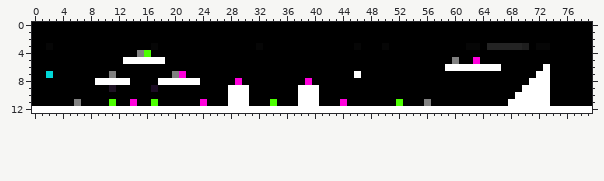
Sprite sheet -- MiraiNiTaishite/res/level1.png. The picture above is the old version.
The file is 80x13 pixels. Colours within 5 levels of each other are drawn and written as one.
After:
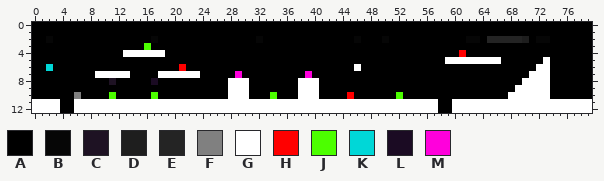
Palette (. is transparent): A #000000  B #060606  C #1e1223  D #1e1e1e  E #242424  F #808080  G #ffffff  H #ff0000  J #4cff00  K #00d7d7  L #1b0b23  M #ff00dc
Difference:
@@ x 0..79 @@
  1 AAAAAAAAAAAAAAAAAAAAAAAAAAAAAAAAAAAAAAAAAAAAAAAAAAAAAAAAAAAAAAAAAAAAAAAAAAAAAAAA
- 2 AAAAAAAAAAAAAAAAAAAAAAAAAAAAAAAAAAAAAAAAAAAAAAAAAAAAAAAAAAAAAAAAAAAAAAAAAAAAAAAA
- 3 AABAAAAAAAAAAAAAABAAAAAAAAAAAAAABAAAAAAAAAAAAABAAABAAAAAAAAAAABBAEEEEEDABBAAAAAA
- 4 AAAAAAAAAAAAAAAFJAAAAAAAAAAAAAAAAAAAAAAAAAAAAAAAAAAAAAAAAAAAAAAAAAAAAAAAAAAAAAAA
- 5 AAAAAAAAAAAAAGGGGGGAAAAAAAAAAAAAAAAAAAAAAAAAAAAAAAAAAAAAAAAAFAAMAAAAAAAAAAAAAAAA
- 6 AAAAAAAAAAAAAAAAAAAAAAAAAAAAAAAAAAAAAAAAAAAAAAAAAAAAAAAAAAAGGGGGGGGAAAAAAGAAAAAA
- 7 AAKAAAAAAAAFAAAAAAAAFMAAAAAAAAAAAAAAAAAAAAAAAAGAAAAAAAAAAAAAAAAAAAAAAAAAGGAAAAAA
- 8 AAAAAAAAAGGGGGAAAAGGGGGGAAAAAMAAAAAAAAAMAAAAAAAAAAAAAAAAAAAAAAAAAAAAAAAGGGAAAAAA
- 9 AAAAAAAAAAACAAAAALAAAAAAAAAAGGGAAAAAAAGGGAAAAAAAAAAAAAAAAAAAAAAAAAAAAAGGGGAAAAAA
-10 AAAAAAAAAAAAAAAAAAAAAAAAAAAAGGGAAAAAAAGGGAAAAAAAAAAAAAAAAAAAAAAAAAAAAGGGGGAAAAAA
-11 AAAAAAFAAAAJAAMAAJAAAAAAMAAAGGGAAAJAAAGGGAAAMAAAAAAAJAAAFAAAAAAAAAAAGGGGGGAAAAAA
-12 GGGGGGGGGGGGGGGGGGGGGGGGGGGGGGGGGGGGGGGGGGGGGGGGGGGGGGGGGGGGGGGGGGGGGGGGGGGGGGGG
+ 2 AABAAAAAAAAAAAAAABAAAAAAAAAAAAAABAAAAAAAAAAAAABAAABAAAAAAAAAAABBAEEEEEDABBAAAAAA
+ 3 AAAAAAAAAAAAAAAAJAAAAAAAAAAAAAAAAAAAAAAAAAAAAAAAAAAAAAAAAAAAAAAAAAAAAAAAAAAAAAAA
+ 4 AAAAAAAAAAAAAGGGGGGAAAAAAAAAAAAAAAAAAAAAAAAAAAAAAAAAAAAAAAAAAHAAAAAAAAAAAAAAAAAA
+ 5 AAAAAAAAAAAAAAAAAAAAAAAAAAAAAAAAAAAAAAAAAAAAAAAAAAAAAAAAAAAGGGGGGGGAAAAAAGAAAAAA
+ 6 AAKAAAAAAAAAAAAAAAAAAHAAAAAAAAAAAAAAAAAAAAAAAAGAAAAAAAAAAAAAAAAAAAAAAAAAGGAAAAAA
+ 7 AAAAAAAAAGGGGGAAAAGGGGGGAAAAAMAAAAAAAAAMAAAAAAAAAAAAAAAAAAAAAAAAAAAAAAAGGGAAAAAA
+ 8 AAAAAAAAAAACAAAAALAAAAAAAAAAGGGAAAAAAAGGGAAAAAAAAAAAAAAAAAAAAAAAAAAAAAGGGGAAAAAA
+ 9 AAAAAAAAAAAAAAAAAAAAAAAAAAAAGGGAAAAAAAGGGAAAAAAAAAAAAAAAAAAAAAAAAAAAAGGGGGAAAAAA
+10 AAAAAAFAAAAJAAAAAJAAAAAAAAAAGGGAAAJAAAGGGAAAAHAAAAAAJAAAAAAAAAAAAAAAGGGGGGAAAAAA
+11 GGGGAAGGGGGGGGGGGGGGGGGGGGGGGGGGGGGGGGGGGGGGGGGGGGGGGGGGGGAAGGGGGGGGGGGGGGGGGGGG
+12 GGGGAAGGGGGGGGGGGGGGGGGGGGGGGGGGGGGGGGGGGGGGGGGGGGGGGGGGGGAAGGGGGGGGGGGGGGGGGGGG
